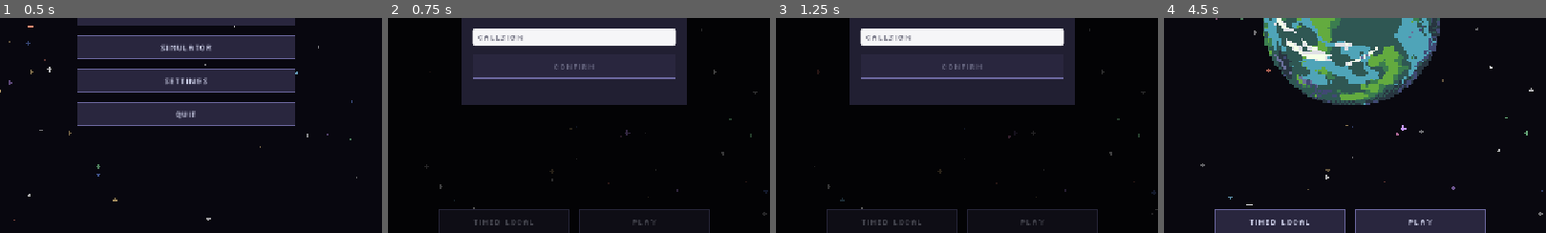
Above: before the commit, frames 1-4 (left to right).
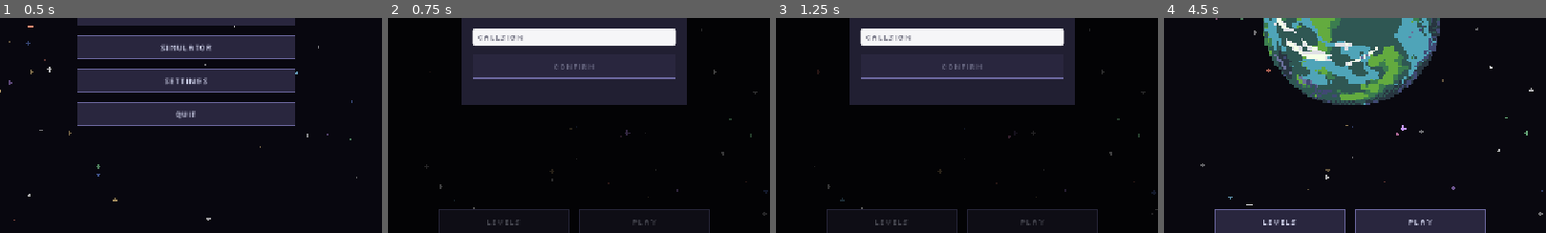
Above: after the commit, the same moments.

Repository: GMU-ASRC/astro-swarm
Game: Godot game, scene res://levels/menus/HomeScene.tscn
Two runs of this game, one before a commit and one after it. Both use one fixed random seed, a clock stepped at 60 frames per second and the inputs below.
Inputs (mouse positions are % of the whole screen's width and height, from its top left):
- Up to frame 1 (0.5 s): no input
- Up to frame 2 (0.75 s): click "Play" at 0.5 s
- Up to frame 3 (1.25 s): no input
- Up to frame 4 (4.5 s): click (50, 51) at 1.27 s; type "Alex" at 1.35 s; click "Timed Local" (after the commit: "Levels") at 2 s; click "Play" at 2.75 s; click "Play" at 3.5 s; click "CONFIRM" at 4.25 s
The pictures show only the part of the screen within x 26-76%, y 46-96%; the shares and areas given below are measured in that part.

Frame 1 is identical in both runs. In frame 2, 0.2% of the frame differs, in the area x 22-38%, y 93-97%; in frame 3, 0.2%; in frame 4, 0.3%.

Commit message:
Archive unused scenes and remove Timed Local mode

Diff:
--- a/levels/menus/PlayerBaseScene.gd
+++ b/levels/menus/PlayerBaseScene.gd
@@ -26,7 +26,6 @@
 @onready var confirm_btn: Button = $UsernameModal/Panel/Margin/VBox/Confirm
 
 const GAME_MODES := [
-	{"id": "timed_local", "label": "Timed Local", "scene": "res://levels/modes/GameArena.tscn"},
 	{"id": "levels",      "label": "Levels",       "scene": "res://levels/menus/LevelsScene.tscn"},
 ]
 
@@ -182,8 +181,8 @@
 	_refresh_hud()
 
 func _init_game_mode():
-	# Migrate old "domination" save to "levels"
-	if PlayerData.game_mode == "domination":
+	# Migrate old "domination"/"timed_local" saves to "levels"
+	if PlayerData.game_mode == "domination" or PlayerData.game_mode == "timed_local":
 		PlayerData.set_game_mode("levels")
 	for i in GAME_MODES.size():
 		if GAME_MODES[i].id == PlayerData.game_mode:
--- a/levels/modes/DominationScene.tscn
+++ b/unused/DominationScene.tscn
@@ -1,7 +1,7 @@
 [gd_scene format=3 uid="uid://cekk6sh2knjol"]
 
-[ext_resource type="PackedScene" uid="uid://c683f2n1u2nd2" path="res://levels/modes/GameArena.tscn" id="1_parent"]
-[ext_resource type="Script" path="res://levels/modes/DominationScene.gd" id="2_script"]
+[ext_resource type="PackedScene" uid="uid://c683f2n1u2nd2" path="res://unused/GameArena.tscn" id="1_parent"]
+[ext_resource type="Script" path="res://unused/DominationScene.gd" id="2_script"]
 
 [node name="GameArena" instance=ExtResource("1_parent")]
 script = ExtResource("2_script")
--- a/levels/modes/GameArena.tscn
+++ b/unused/GameArena.tscn
@@ -1,6 +1,6 @@
 [gd_scene format=3 uid="uid://c683f2n1u2nd2"]
 
-[ext_resource type="Script" uid="uid://4oxynbpicour" path="res://levels/modes/GameArena.gd" id="1_arena"]
+[ext_resource type="Script" uid="uid://4oxynbpicour" path="res://unused/GameArena.gd" id="1_arena"]
 [ext_resource type="Theme" uid="uid://d05e8utjgnapr" path="res://ui/GameTheme.tres" id="2_theme"]
 [ext_resource type="PackedScene" uid="uid://c2v2xxxxxxxxx" path="res://levels/components/DragIndicator.tscn" id="3_drag"]
 
--- a/levels/menus/GameModeScene.tscn
+++ b/unused/GameModeScene.tscn
@@ -1,7 +1,7 @@
 [gd_scene format=3 uid="uid://bftuny86k0duc"]
 
 [ext_resource type="Theme" uid="uid://d05e8utjgnapr" path="res://ui/GameTheme.tres" id="1_theme"]
-[ext_resource type="Script" uid="uid://d0gc4k0bgqoh" path="res://levels/menus/GameModeScene.gd" id="2_script"]
+[ext_resource type="Script" uid="uid://d0gc4k0bgqoh" path="res://unused/GameModeScene.gd" id="2_script"]
 
 [node name="GameModeScene" type="Control" unique_id=332182541]
 layout_mode = 3
Renamed: levels/modes/DominationScene.gd -> unused/DominationScene.gd
Renamed: levels/modes/DominationScene.gd.uid -> unused/DominationScene.gd.uid
Renamed: levels/modes/GameArena.gd -> unused/GameArena.gd
Renamed: levels/modes/GameArena.gd.uid -> unused/GameArena.gd.uid
Renamed: levels/menus/GameModeScene.gd -> unused/GameModeScene.gd
Renamed: levels/menus/GameModeScene.gd.uid -> unused/GameModeScene.gd.uid
